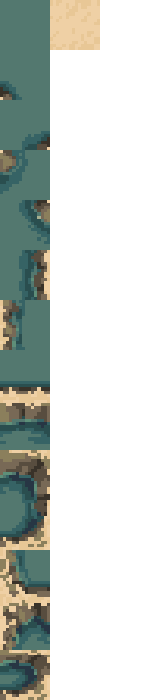
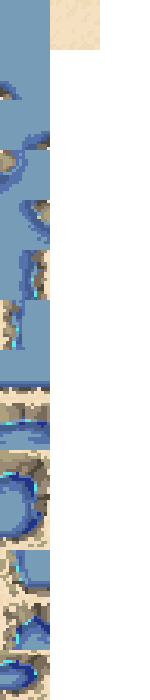
Comparing the layer stacks of the two w=150, h=700 images. Changes:
pixels changed over left=0, top=0, right=100, bottom=700 (layer not identified)
